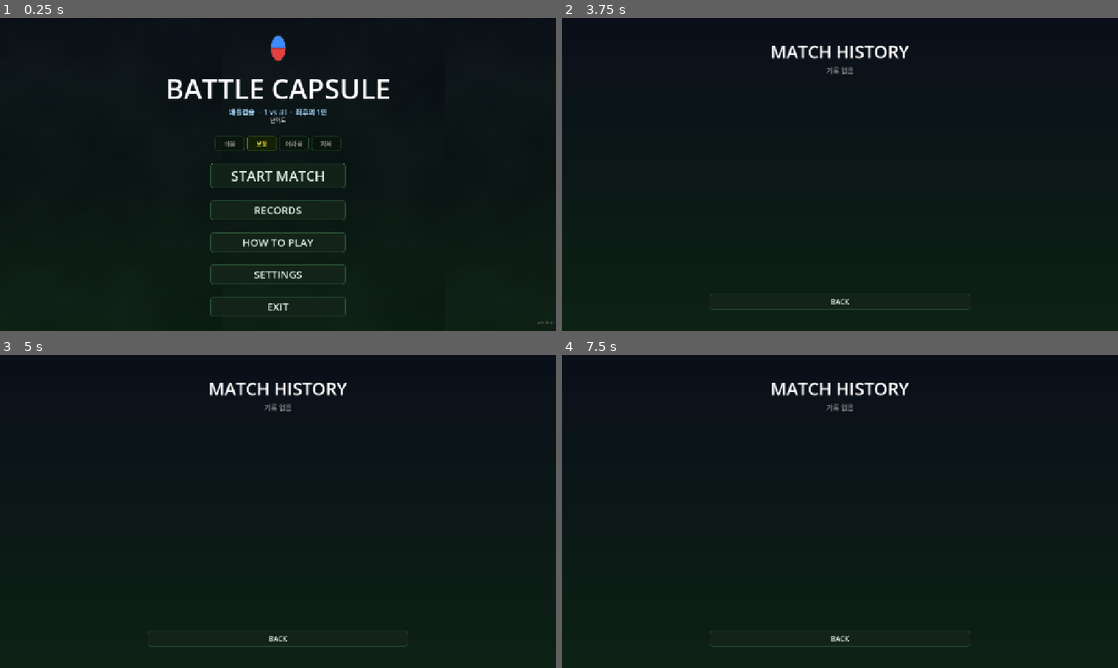
Above: before the commit, frames 1-4 (two rows, left to right).
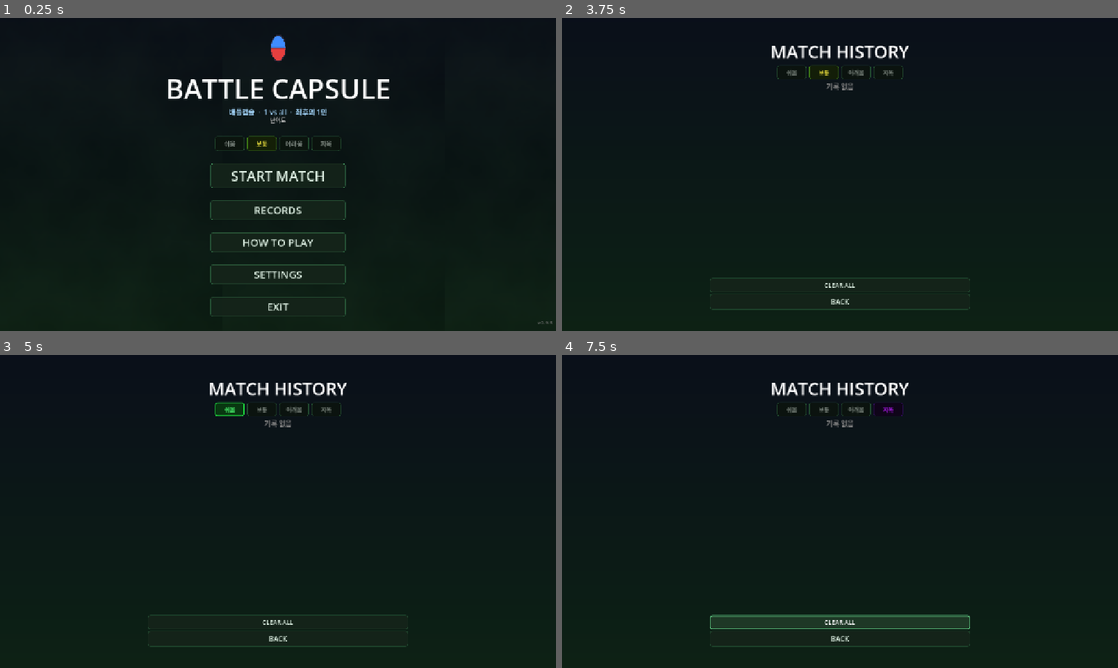
Above: after the commit, the same moments.

Repository: Kyulhee/battle-capsule
Game: Godot game, scene res://src/Main.tscn
The game is run twice, just before and just after one commit, with the same random seed, the same clock (stepped at 60 frames per second) and the same inputs.
Inputs (mouse positions are in pixels of both pictures, inside the frame that each line leads up to):
- Up to frame 1 (0.25 s): no input
- Up to frame 2 (3.75 s): click "쉬움" at 0.5 s; click "보통" at 1.25 s; click "어려움" at 2 s; click "지옥" at 2.75 s; click "RECORDS" at 3.5 s
- Up to frame 3 (5 s): click (227, 408) at 4.25 s, where only the run after the commit has a clickable "쉬움"
- Up to frame 4 (7.5 s): click (823, 408) at 5 s, where only the run after the commit has a clickable "보통"; click (856, 408) at 5.75 s, where only the run after the commit has a clickable "어려움"; click (890, 408) at 6.5 s, where only the run after the commit has a clickable "지옥"; click (840, 621) at 7.25 s, where only the run after the commit has a clickable "CLEAR ALL"

The runs differ from the first frame. In frame 1, less than 0.1% of the frame differs, in the area x 99-100%, y 96-98%; in frame 2, 0.6%; in frame 3, 0.8%; in frame 4, 2.5%, in the area x 26-74%, y 15-88%.

Commit message:
feat: v0.9.5 — 점수 시스템, 난이도별 Records, Hard+ 봇 전투 회피, 버그 수정
- Telemetry: match_history → Dictionary, calculate_score(), clear_history()
- Main: 난이도 탭 + CLEAR ALL Records UI, 결과 화면 SCORE 표시
- Entity: add_child 순서 수정으로 is_inside_tree() 오류 해소
- Main: 그룹 순회에 is_instance_valid() 가드 추가
- Bot: 상태 레이블 LOS를 is_revealed_to → _can_i_see 실시간 판정으로 교체
- Bot: Hard+(awareness≥2) 전투 점프 주기 추가, 스트레이프 amplitude 난이도별 스케일

Co-Authored-By: Claude Sonnet 4.6 <noreply@anthropic.com>

Diff:
--- a/src/Main.gd
+++ b/src/Main.gd
@@ -19,6 +19,7 @@
 var _diff_btns: Array = []
 var _diff_tooltip: PanelContainer = null
 var _diff_tooltip_label: Label = null
+var _records_selected_diff: int = 1
 const DIFF_DESCRIPTIONS = [
 	"봇 시야 75%  ·  반응 느림  ·  조준 부정확\n배틀로얄 첫 입문에 추천.",
 	"표준 봇 성능  ·  균형 잡힌 전투.",
@@ -248,8 +249,10 @@
 	_show_panel("HUD")
 
 	if has_node("/root/Telemetry"):
-		get_node("/root/Telemetry").start_match()
-		get_node("/root/Telemetry").set_stage(1)
+		var tel = get_node("/root/Telemetry")
+		tel.current_difficulty = difficulty as int
+		tel.start_match()
+		tel.set_stage(1)
 
 	alive_count = bot_count + 1
 	_categorize_templates()
@@ -280,6 +283,51 @@
 
 func _on_records_pressed():
 	_show_panel("Records")
+	_setup_records_controls()
+	_populate_records_list()
+
+func _setup_records_controls():
+	var vbox = $CanvasLayer/Control/RecordsPanel/VBox
+	if vbox.get_node_or_null("DiffTabs"): return  # already built
+
+	var scroll_idx = $CanvasLayer/Control/RecordsPanel/VBox/Scroll.get_index()
+
+	# Difficulty tab row
+	var tabs = HBoxContainer.new()
+	tabs.name = "DiffTabs"
+	tabs.alignment = BoxContainer.ALIGNMENT_CENTER
+	tabs.add_theme_constant_override("separation", 6)
+	vbox.add_child(tabs)
+	vbox.move_child(tabs, scroll_idx)
+
+	const DIFF_LABELS = ["쉬움", "보통", "어려움", "지옥"]
+	for i in range(4):
+		var btn = Button.new()
+		btn.text = DIFF_LABELS[i]
+		btn.custom_minimum_size = Vector2(68, 0)
+		btn.add_theme_font_size_override("font_size", 13)
+		btn.pressed.connect(_on_records_diff_tab.bind(i))
+		_apply_btn_style(btn)
+		tabs.add_child(btn)
+
+	# CLEAR ALL button (before close button)
+	var close_idx = $CanvasLayer/Control/RecordsPanel/VBox/CloseRecordsBtn.get_index()
+	var clear_btn = Button.new()
+	clear_btn.name = "ClearBtn"
+	clear_btn.text = "CLEAR ALL"
+	clear_btn.add_theme_font_size_override("font_size", 14)
+	clear_btn.pressed.connect(_on_records_clear)
+	_apply_btn_style(clear_btn)
+	vbox.add_child(clear_btn)
+	vbox.move_child(clear_btn, close_idx)
+
+func _on_records_diff_tab(diff: int):
+	_records_selected_diff = diff
+	_populate_records_list()
+
+func _on_records_clear():
+	if has_node("/root/Telemetry"):
+		get_node("/root/Telemetry").clear_history()
 	_populate_records_list()
 
 func _on_help_pressed():
@@ -288,48 +336,73 @@
 func _populate_records_list():
 	var list = $CanvasLayer/Control/RecordsPanel/VBox/Scroll/List
 	for child in list.get_children(): child.queue_free()
+
+	# Update tab highlights
+	const DIFF_COLORS = [Color(0.3,1.0,0.45), Color(1.0,0.88,0.25), Color(1.0,0.35,0.35), Color(0.75,0.1,1.0)]
+	var tabs = $CanvasLayer/Control/RecordsPanel/VBox.get_node_or_null("DiffTabs")
+	if tabs:
+		for i in range(tabs.get_child_count()):
+			tabs.get_child(i).modulate = DIFF_COLORS[i] if i == _records_selected_diff else Color(0.55, 0.55, 0.55)
+
 	if not has_node("/root/Telemetry"): return
 	var tel = get_node("/root/Telemetry")
-	tel.load_history()
-	if tel.match_history.is_empty():
+	var history = tel.get_history_for_difficulty(_records_selected_diff)
+
+	if history.is_empty():
 		var empty_lbl = Label.new()
 		empty_lbl.text = "기록 없음"
 		empty_lbl.horizontal_alignment = HORIZONTAL_ALIGNMENT_CENTER
 		empty_lbl.add_theme_color_override("font_color", Color(0.5, 0.5, 0.5))
 		list.add_child(empty_lbl)
 		return
+
 	var skull_tex = _make_menu_icon("skull")
 	var hand_tex  = _make_menu_icon("hand")
-	for record in tel.match_history:
+	for record in history:
 		var row = HBoxContainer.new()
-		row.add_theme_constant_override("separation", 8)
+		row.add_theme_constant_override("separation", 6)
 		list.add_child(row)
-		# Win/loss badge
+
+		# WIN / --- badge
 		var badge = Label.new()
 		badge.text = "WIN" if record.win else "---"
 		badge.add_theme_font_size_override("font_size", 12)
-		badge.custom_minimum_size = Vector2(36, 0)
+		badge.custom_minimum_size = Vector2(32, 0)
 		badge.horizontal_alignment = HORIZONTAL_ALIGNMENT_CENTER
 		badge.add_theme_color_override("font_color", Color.GOLD if record.win else Color(0.5, 0.5, 0.5))
 		row.add_child(badge)
+
 		# Rank
 		var rank_lbl = Label.new()
 		rank_lbl.text = "#%d" % record.rank
 		rank_lbl.add_theme_font_size_override("font_size", 14)
-		rank_lbl.custom_minimum_size = Vector2(36, 0)
+		rank_lbl.custom_minimum_size = Vector2(32, 0)
 		rank_lbl.add_theme_color_override("font_color", Color.GOLD if record.win else Color(0.85, 0.85, 0.85))
 		row.add_child(rank_lbl)
-		# Kill icon + count
+
+		# Score (prominent)
+		var score_val = record.get("score", 0)
+		var score_lbl = Label.new()
+		score_lbl.text = "%d" % score_val
+		score_lbl.add_theme_font_size_override("font_size", 14)
+		score_lbl.custom_minimum_size = Vector2(54, 0)
+		score_lbl.horizontal_alignment = HORIZONTAL_ALIGNMENT_RIGHT
+		var score_col = Color.GOLD if record.win else Color(0.7, 0.85, 1.0)
+		score_lbl.add_theme_color_override("font_color", score_col)
+		row.add_child(score_lbl)
+
+		# Kills + Assists icons
 		_add_icon_val(row, skull_tex, str(record.kills), Color(1.0, 0.92, 0.15))
-		# Assist icon + count
 		_add_icon_val(row, hand_tex, str(record.assists), Color(1.0, 0.6, 0.2))
-		# Time
+
+		# Duration
 		var time_lbl = Label.new()
 		time_lbl.text = "%ds" % record.duration
-		time_lbl.add_theme_font_size_override("font_size", 13)
-		time_lbl.add_theme_color_override("font_color", Color(0.65, 0.65, 0.65))
+		time_lbl.add_theme_font_size_override("font_size", 12)
+		time_lbl.add_theme_color_override("font_color", Color(0.6, 0.6, 0.6))
 		row.add_child(time_lbl)
-		# Date (right-aligned, smaller)
+
+		# Date (right-aligned)
 		var date_lbl = Label.new()
 		date_lbl.text = record.date
 		date_lbl.add_theme_font_size_override("font_size", 11)
@@ -744,9 +817,13 @@
 
 	if stats_label:
 		var tel = get_node("/root/Telemetry")
-		stats_label.text = "RANK: #%d\nKILLS: %d\nASSISTS: %d\nDAMAGE: %.0f\nTIME: %d sec" % [
+		var score = tel.calculate_score(
+			final_rank, tel.metrics.session.kills,
+			tel.metrics.session.assists, is_victory, difficulty as int
+		)
+		stats_label.text = "RANK: #%d\nKILLS: %d\nASSISTS: %d\nDAMAGE: %.0f\nTIME: %d sec\nSCORE: %d" % [
 			final_rank, tel.metrics.session.kills, tel.metrics.session.assists,
-			tel.metrics.combat.total_damage_dealt, int(match_timer)
+			tel.metrics.combat.total_damage_dealt, int(match_timer), score
 		]
 
 	if is_simulation:
@@ -759,6 +836,7 @@
 	var positions: Array = []
 	var outside_zone = 0
 	for b in get_tree().get_nodes_in_group("actors"):
+		if not is_instance_valid(b): continue
 		if b.is_in_group("players") or not b.has_method("handle_idle_state"): continue
 		if b.is_dead: continue
 		var s = names[b.current_state] if b.current_state < names.size() else str(b.current_state)
@@ -785,6 +863,7 @@
 		damage_tick_timer = 0.0
 		var actors = get_tree().get_nodes_in_group("actors")
 		for a in actors:
+			if not is_instance_valid(a): continue
 			if a is Entity and not a.is_dead:
 				var pos_2d = Vector2(a.global_position.x, a.global_position.z)
 				var uid = a.get_instance_id()
--- a/src/Main.tscn
+++ b/src/Main.tscn
@@ -156,7 +156,7 @@
 	grow_vertical = 0
 	theme_override_font_sizes/font_size = 12
 	theme_override_colors/font_color = Color(0.45, 0.45, 0.45, 1)
-	text = "v0.9.4"
+	text = "v0.9.5"
 	horizontal_alignment = 2
 
 	[node name="ResultPanel" type="ColorRect" parent="CanvasLayer/Control"]
--- a/src/core/Telemetry.gd
+++ b/src/core/Telemetry.gd
@@ -35,9 +35,28 @@
 # ── Metric storage ────────────────────────────────────────────────────────────
 
 var metrics: Dictionary = {}
-var match_history: Array = []
+var match_history: Dictionary = {}  # key = str(difficulty 0-3) → Array of records
+var current_difficulty: int = 1
 const HISTORY_PATH = "user://match_history.json"
 const SIM_RESULT_PATH = "user://sim_result_latest.json"
+
+const DIFF_MULT: Array = [1.0, 1.5, 2.5, 4.0]
+
+func calculate_score(rank: int, kills: int, assists: int, win: bool, diff: int) -> int:
+	var base = max(0, 1000 - (rank - 1) * 80)
+	var raw  = base + kills * 100 + assists * 40 + (300 if win else 0)
+	return int(raw * DIFF_MULT[clamp(diff, 0, 3)])
+
+func clear_history():
+	match_history = {}
+	var file = FileAccess.open(HISTORY_PATH, FileAccess.WRITE)
+	if file:
+		file.store_string("{}")
+		file.close()
+
+func get_history_for_difficulty(diff: int) -> Array:
+	load_history()
+	return match_history.get(str(diff), [])
 
 var match_in_progress: bool = false
 var _start_tick: int = 0
@@ -267,21 +286,26 @@
 # ── Persistence ───────────────────────────────────────────────────────────────
 
 func _save_history():
+	var score = calculate_score(
+		metrics.session.rank, metrics.session.kills,
+		metrics.session.assists, metrics.session.win, current_difficulty
+	)
 	var record = {
-		"date":        Time.get_datetime_string_from_system().split("T")[0],
-		"time_of_day": Time.get_time_string_from_system(),
-		"rank":        metrics.session.rank,
-		"kills":       metrics.session.kills,
-		"assists":     metrics.session.assists,
-		"duration":    int(metrics.core.duration),
-		"win":         metrics.session.win,
+		"date":       Time.get_datetime_string_from_system().split("T")[0],
+		"rank":       metrics.session.rank,
+		"kills":      metrics.session.kills,
+		"assists":    metrics.session.assists,
+		"duration":   int(metrics.core.duration),
+		"win":        metrics.session.win,
+		"difficulty": current_difficulty,
+		"score":      score,
 	}
 	load_history()
-	match_history.append(record)
-	match_history.sort_custom(func(a, b):
-		if a.rank != b.rank: return a.rank < b.rank
-		return a.kills > b.kills
-	)
+	var key = str(current_difficulty)
+	if not match_history.has(key):
+		match_history[key] = []
+	match_history[key].append(record)
+	match_history[key].sort_custom(func(a, b): return a.score > b.score)
 	var file = FileAccess.open(HISTORY_PATH, FileAccess.WRITE)
 	if file:
 		file.store_string(JSON.stringify(match_history, "\t"))
@@ -307,11 +331,14 @@
 
 func load_history():
 	if not FileAccess.file_exists(HISTORY_PATH):
-		match_history = []; return
+		match_history = {}; return
 	var file = FileAccess.open(HISTORY_PATH, FileAccess.READ)
 	var parsed = JSON.parse_string(file.get_as_text())
 	file.close()
-	match_history = parsed if parsed is Array else []
+	if parsed is Dictionary:
+		match_history = parsed
+	else:
+		match_history = {}  # old Array format — discard (incompatible)
 
 # ── Report ────────────────────────────────────────────────────────────────────
 
--- a/src/entities/Entity.gd
+++ b/src/entities/Entity.gd
@@ -170,8 +170,8 @@
 	var col = Color(1.0, 0.28, 0.15) if source == "gun" else Color(1.0, 0.60, 0.1)
 	lbl.modulate = col
 	lbl.outline_modulate = Color(col.r * 0.3, col.g * 0.1, 0.0, 1.0)
+	get_tree().root.add_child(lbl)
 	lbl.global_position = global_position + Vector3(randf_range(-0.25, 0.25), 2.0, randf_range(-0.25, 0.25))
-	get_tree().root.add_child(lbl)
 	var tween = lbl.create_tween()
 	tween.tween_property(lbl, "position:y", lbl.position.y + 1.4, 0.85)
 	tween.parallel().tween_property(lbl, "modulate:a", 0.0, 0.85)
--- a/src/entities/bot/Bot.gd
+++ b/src/entities/bot/Bot.gd
@@ -68,6 +68,7 @@
 # 0=none 1=periodic scan(3s) 2=periodic scan(1.5s)+instant reaction on hit
 var _awareness_level: int = 0
 var _peripheral_scan_timer: float = 0.0
+var _combat_jump_timer: float = 0.0
 
 @onready var ray_cast = $RayCast3D
 
@@ -368,11 +369,19 @@
 	var dir_to_target = (last_known_target_pos - global_position).normalized()
 	rotation.y = lerp_angle(rotation.y, atan2(dir_to_target.x, dir_to_target.z) + PI, stats.rotation_speed * delta)
 
+	# Hard+ (awareness 2): periodic combat hops and tighter strafe
+	if _awareness_level >= 2:
+		_combat_jump_timer -= delta
+		if _combat_jump_timer <= 0 and is_on_floor():
+			velocity.y = 5.0
+			_combat_jump_timer = randf_range(2.0, 4.0)
+
+	var strafe_scale = clamp(0.2 + _awareness_level * 0.2, 0.2, 0.6)
 	var strafe = Vector3(-dir_to_target.z, 0, dir_to_target.x) * sin(state_timer * 2.5)
 	if dist > pref_range * 1.2:
-		_move_or_unstick(dir_to_target + strafe * 0.4, delta, false)
+		_move_or_unstick(dir_to_target + strafe * strafe_scale, delta, false)
 	elif dist < pref_range * 0.5:
-		_move_or_unstick(-dir_to_target + strafe * 0.4, delta, false)
+		_move_or_unstick(-dir_to_target + strafe * strafe_scale, delta, false)
 	else:
 		_move_or_unstick(strafe, delta, false)
 
@@ -545,7 +554,7 @@
 	var player = get_tree().get_first_node_in_group("players")
 	if not player or not player is Entity:
 		_state_label.visible = false; return
-	if not is_revealed_to(player) or global_position.distance_to(player.global_position) > 32.0:
+	if not player._can_i_see(self):
 		_state_label.visible = false
 
 # ─── PERSONALITY & DIFFICULTY ────────────────────────────────────────────────
Not shown, changed: export_presets.cfg
Not shown, changed: CLAUDE.md
Not shown, changed: docs/DEVLOG.md
Not shown, changed: docs/MASTERPLAN.md
